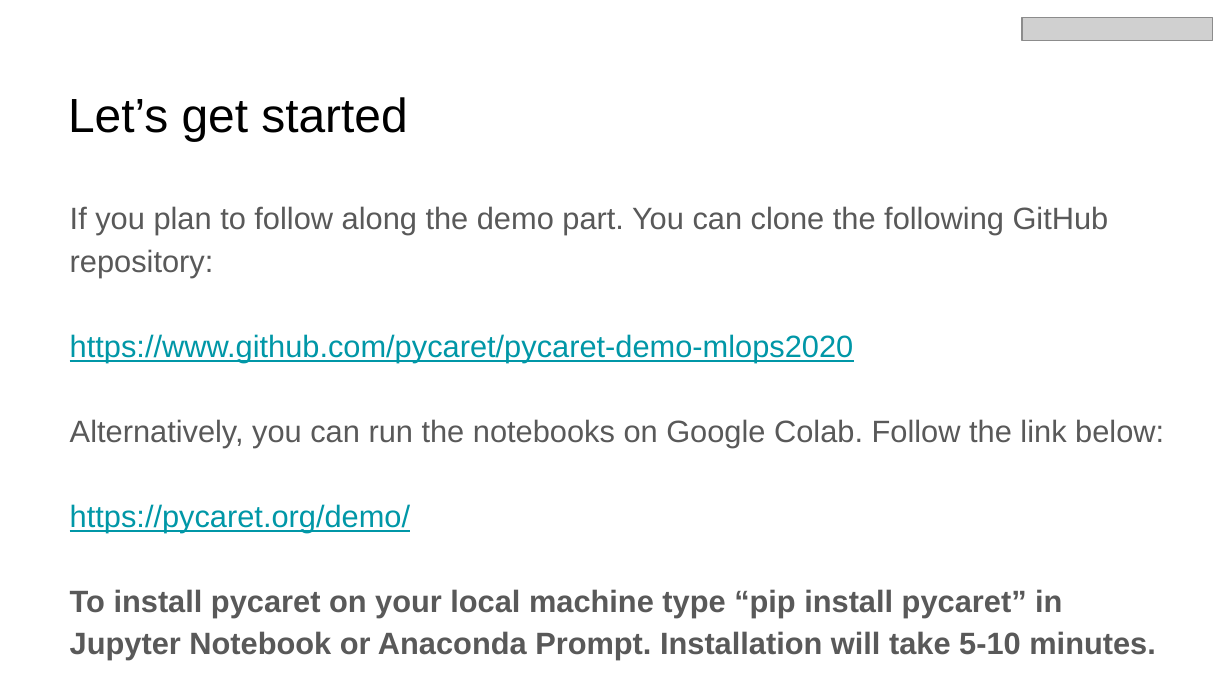
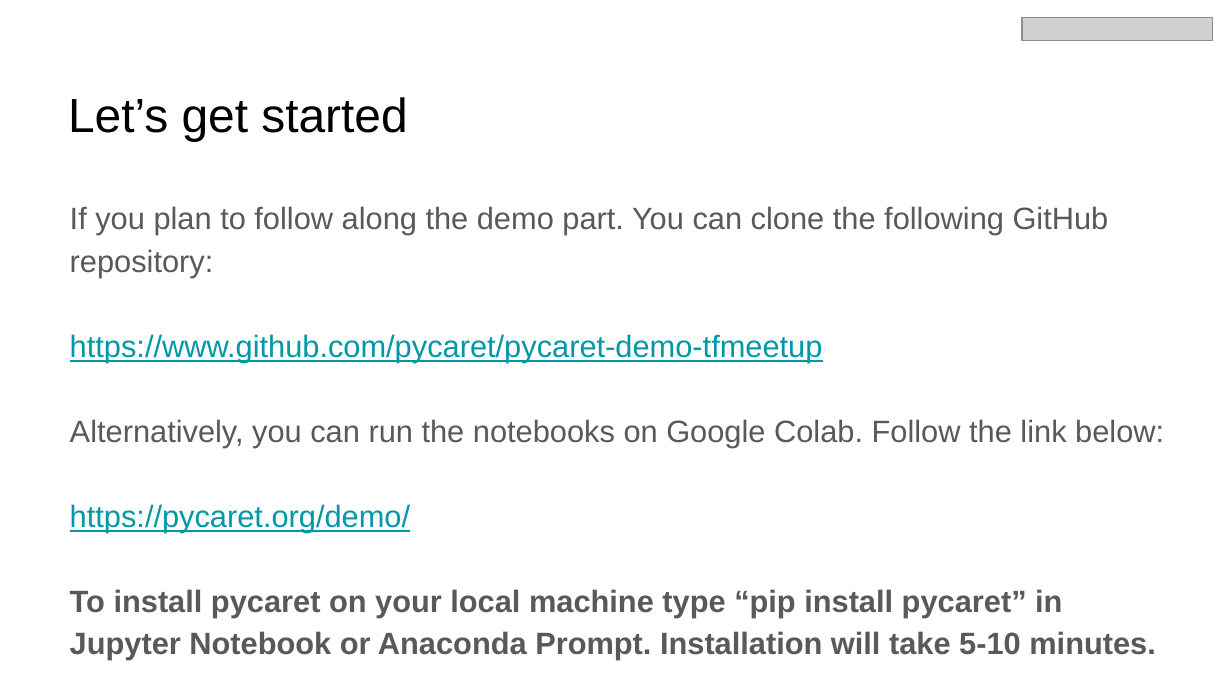
Before and after one commit to pycaret/pycaret-demo-tfmeetup, a slide deck: slide 12 of Introducing PyCaret - Jul 4 2020.pptx. Drawn at 1232x693 pixels with LibreOffice and Linux fonts; fonts in the diff are those of the drawing; grey boxes stand for pictures. Boxes give left, top, right and bottom in pixels: in the first picture for what was removed or moved away, otherwise in the second. Text is boxed around its words. In the diff, an @@ line names an element or a change of style, - is before the commit and + after.

```diff
--- a/Introducing PyCaret - Jul 4 2020.pptx
+++ b/Introducing PyCaret - Jul 4 2020.pptx
@@ text at bbox=[70, 334, 823, 362]: text changed @@
-https://www.github.com/pycaret/pycaret-demo-mlops2020
+https://www.github.com/pycaret/pycaret-demo-tfmeetup
```
Also in this commit, not shown: 1 other slide changed.
